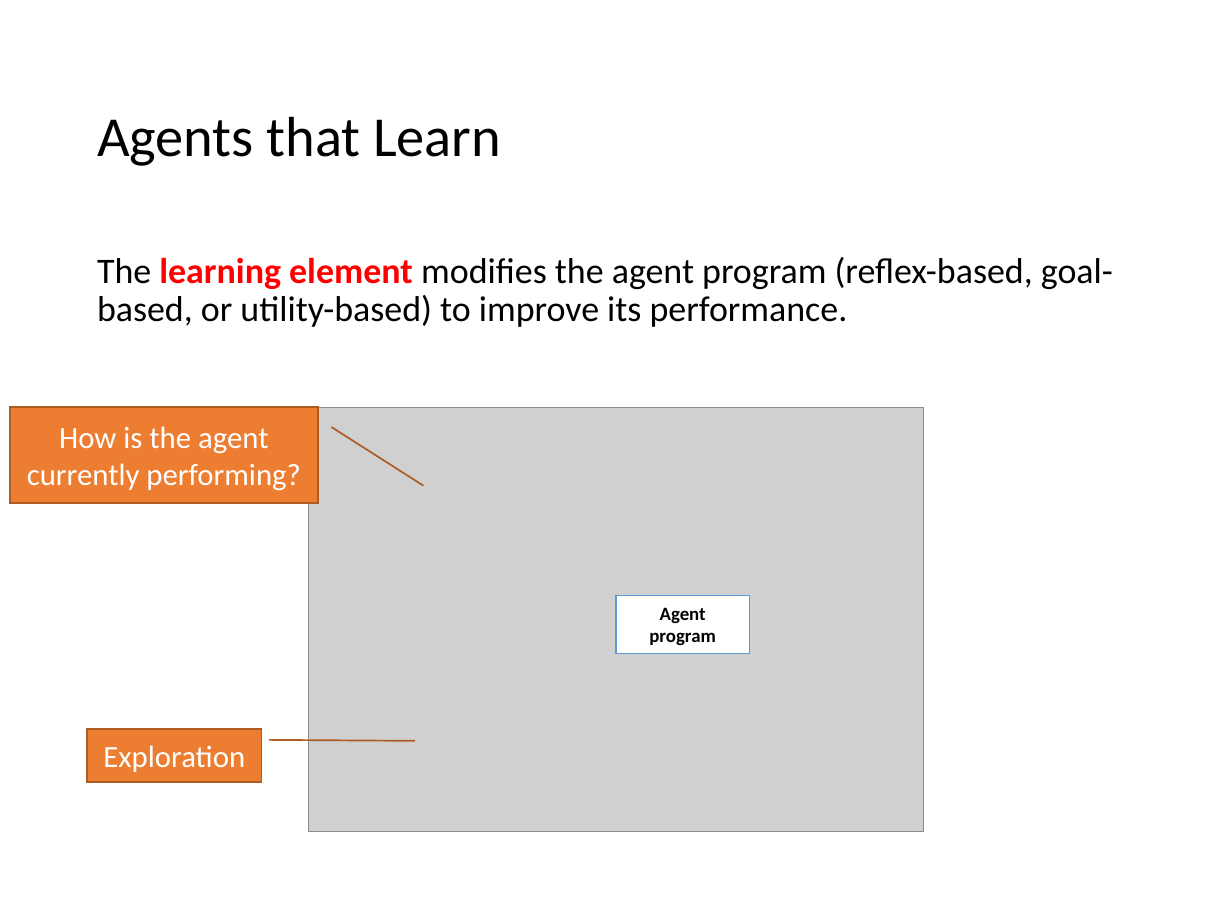
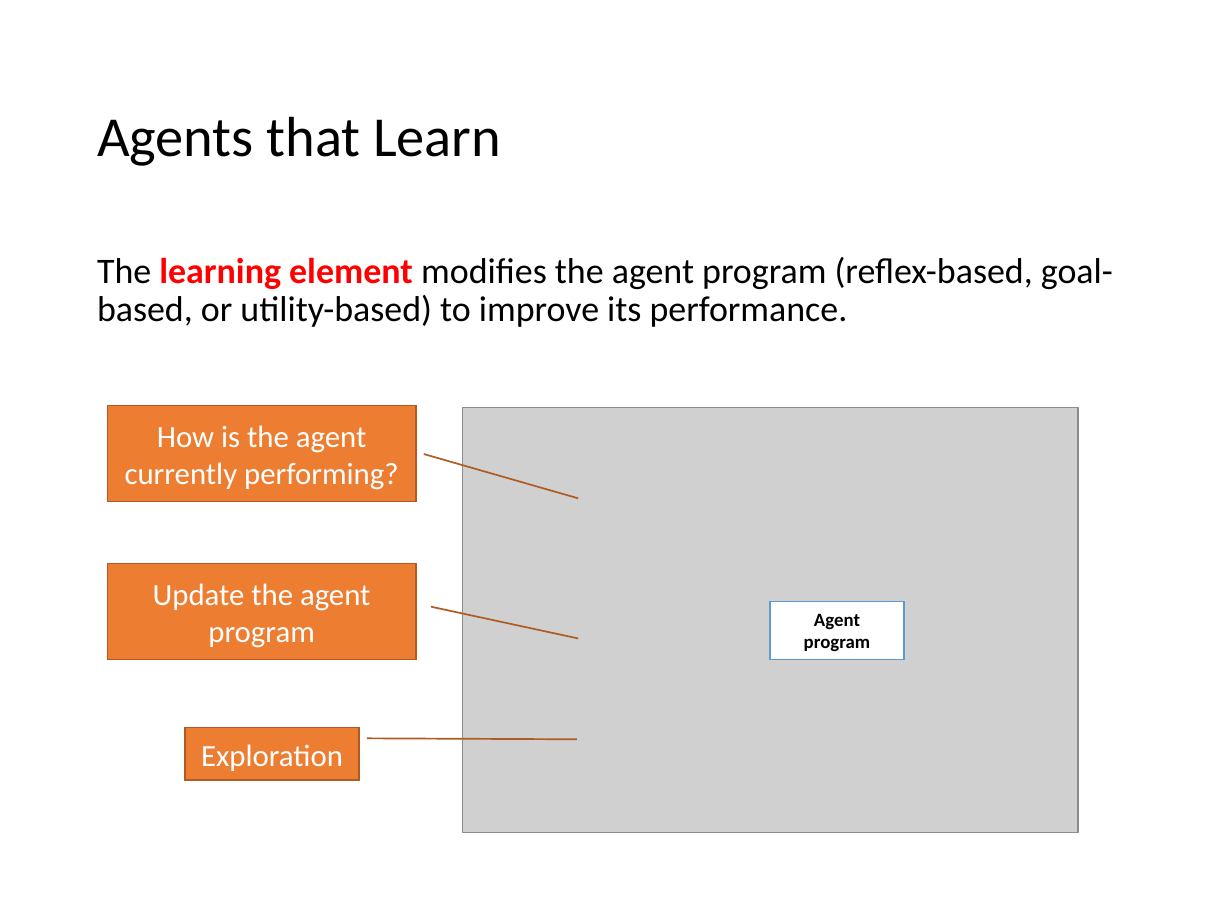
Before and after one commit to mhahsler/CS7320-AI, a slide deck: slide 28 of slides/02_agents.pptx. Drawn at 1232x924 pixels with LibreOffice and Linux fonts; fonts in the diff are those of the drawing; grey boxes stand for pictures. Boxes give left, top, right and bottom in pixels: in the first picture for what was removed or moved away, otherwise in the second. Text is boxed around its words. In the diff, an @@ line names an element or a change of style, - is before the commit and + after.

```diff
--- a/slides/02_agents.pptx
+++ b/slides/02_agents.pptx
@@ border callout "How is the agent currently ...": place and size @@
-border callout "How is the agent currently ..." at (10, 408, 318, 504)
+border callout "How is the agent currently ..." at (107, 405, 415, 501)
@@ border callout "How is the agent currently ..." at (107, 405, 415, 501): proportions changed @@
@@ picture: place and size @@
-picture at (308, 408, 923, 832)
+picture at (463, 408, 1078, 832)
@@ border callout added at (107, 563, 415, 659), fill #ED7D31, outline #AF5C24 1 pt, 18 pt, text #FFFFFF @@
+Update the agent program
@@ rectangle "Agent program": place and size @@
-rectangle "Agent program" at (616, 595, 749, 653)
+rectangle "Agent program" at (770, 601, 903, 659)
@@ border callout "Exploration" at (185, 727, 360, 780): proportions changed @@
@@ border callout "Exploration": place and size @@
-border callout "Exploration" at (87, 729, 262, 782)
+border callout "Exploration" at (185, 727, 360, 780)
```
Also in this commit, not shown: 10 other slides changed, 1 slide added, 2 other files.
